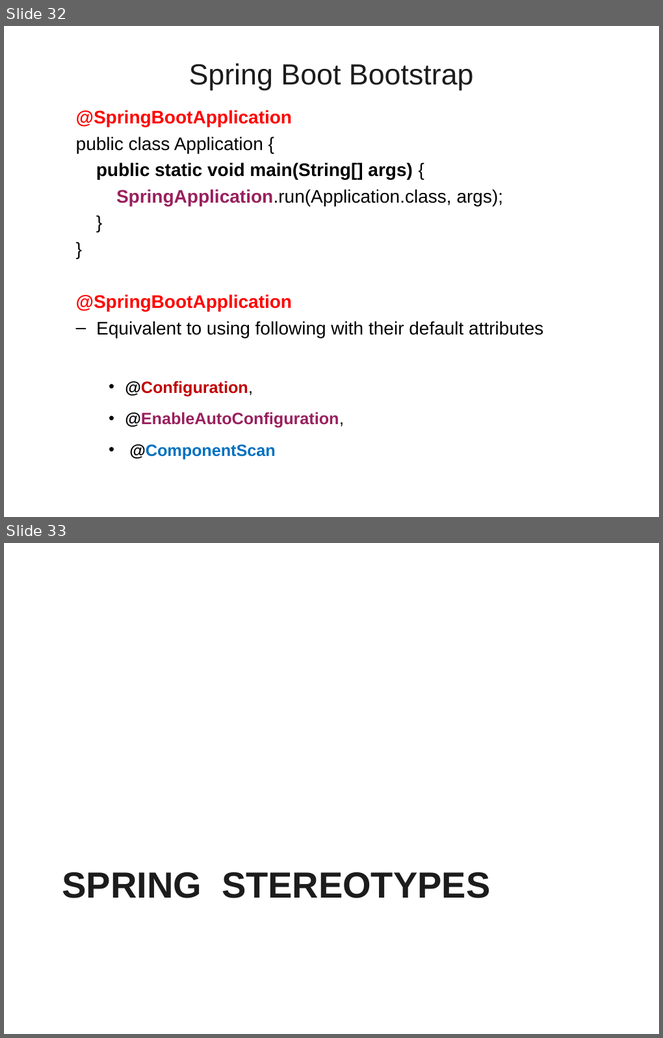
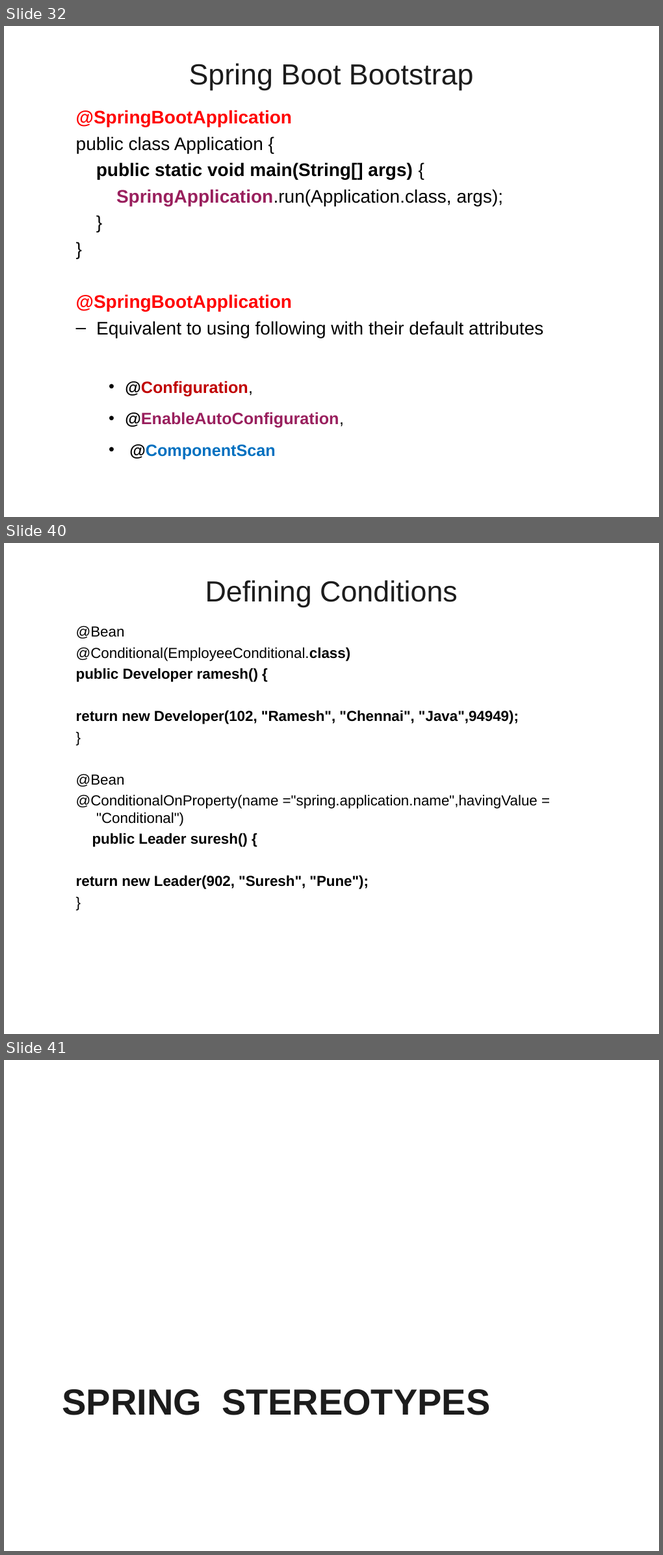
Before and after one commit to vatsanTraining/corejava, a slide deck: SpringBoot_Module1.ppt. Shown one above the other, each under a label of ours: slides 32 and 33 before the commit, slides 32, 40 and 41 after it; the slides between them are not shown. The pictures are 663x1038 and 663x1555 pixels, drawn with LibreOffice and Linux fonts; fonts in the diff are those of the drawing; background and template pictures are left out. Boxes give left, top, right and bottom in pixels: in the first picture for what was removed or moved away, otherwise in the second. Text is boxed around its words. In the diff, an @@ line names an element or a change of style, - is before the commit and + after.

```diff
--- a/SpringBoot_Module1.ppt
+++ b/SpringBoot_Module1.ppt
@@ slide 40 added at box(4, 543, 659, 1034), background picture (left out) @@
@@ title added at box(206, 580, 458, 607), 32 pt, text #1C1C1C @@
+Defining Conditions
@@ text added at box(76, 626, 538, 889), 16 pt, text #000000, bold @@
+  @Bean
+  @Conditional(EmployeeConditional.class)
+  public Developer ramesh() {
+  return new Developer(102, "Ramesh", "Chennai", "Java",94949);
+  }
+  @Bean
+  @ConditionalOnProperty(name ="spring.application.name",havingValue = "Conditional")
+  public Leader suresh() {
+  return new Leader(902, "Suresh", "Pune");
+  }
@@ what was slide 33 is now slide 41 @@
```
Also in this commit, not shown: 1 slide changed, 7 other slides added.
